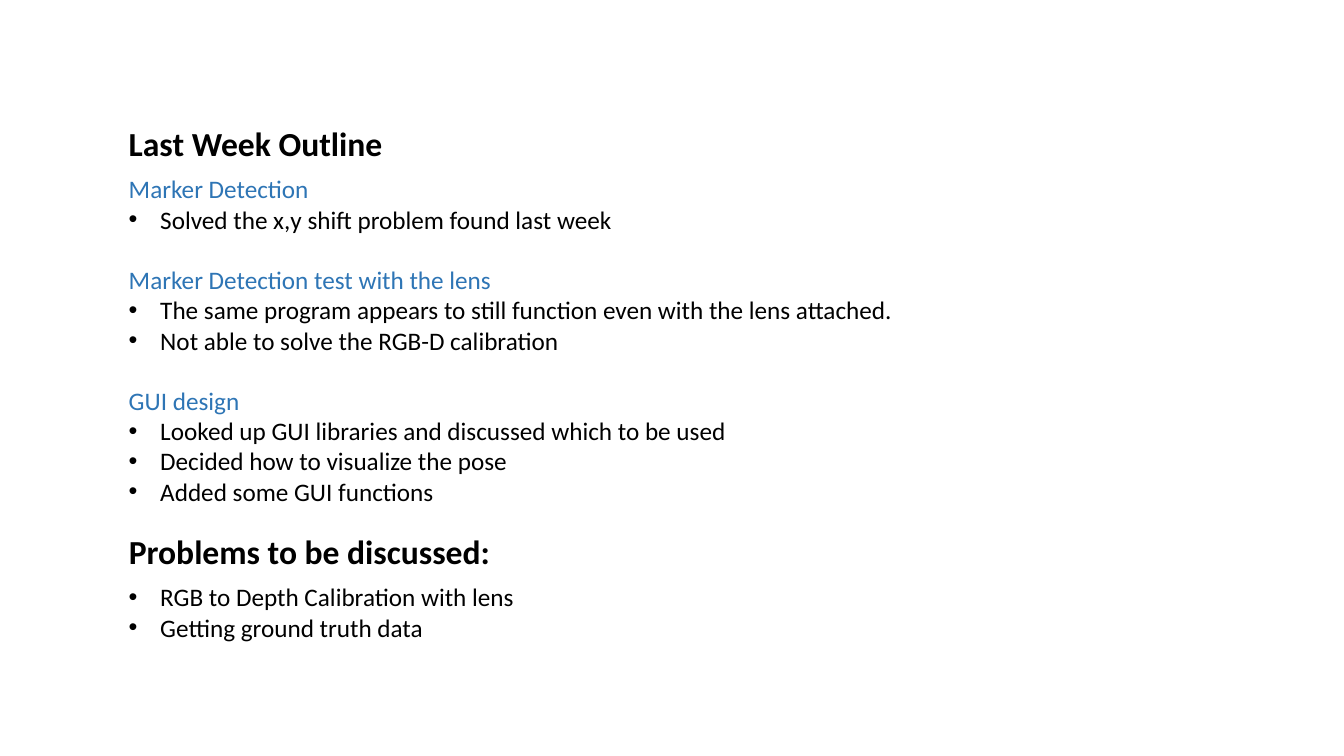
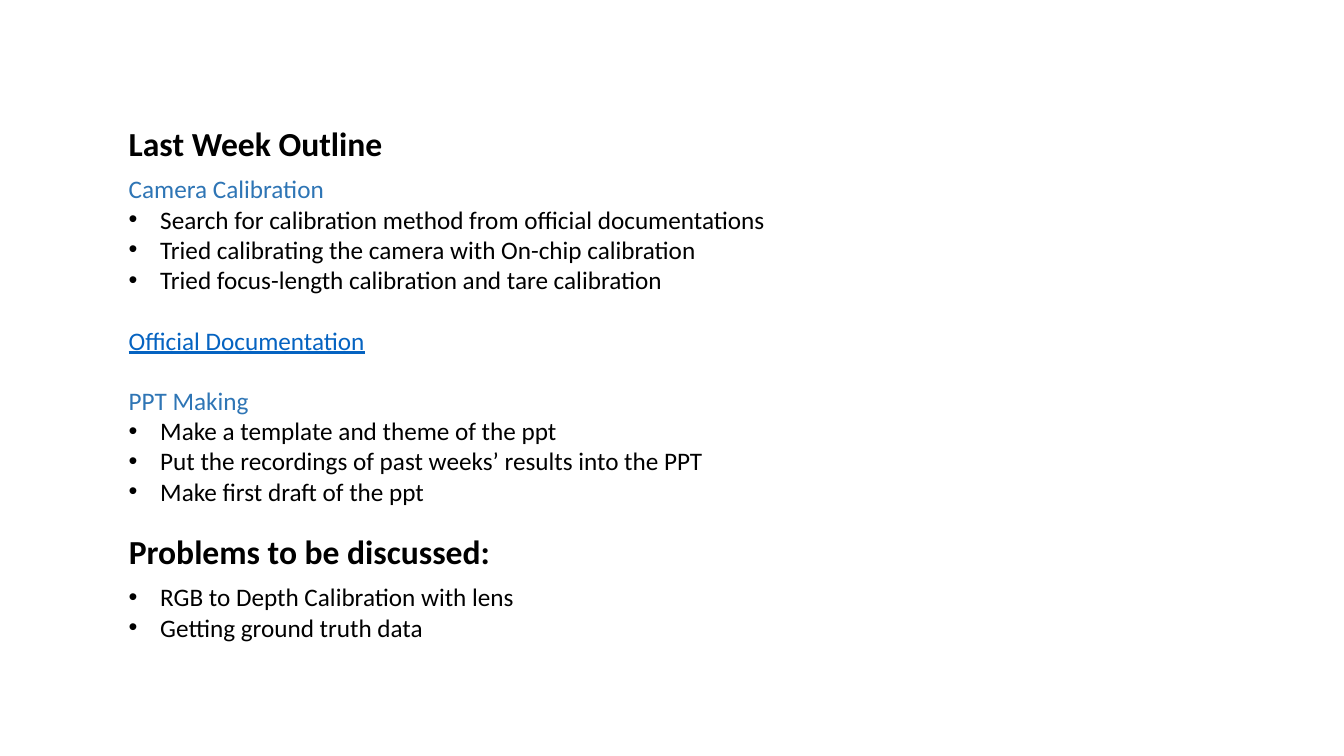
Before and after one commit to JY522IC/Project-14-Developing-a-sensing-area-visualisation-tool-for-laparoscopic-drop-in-gamma-probe, a slide deck: slide 2 of Monday Meeting PPT/2022.11.21.pptx. Drawn at 1344x756 pixels with LibreOffice and Linux fonts; fonts in the diff are those of the drawing; background and template pictures are left out. Boxes give left, top, right and bottom in pixels: in the first picture for what was removed or moved away, otherwise in the second. Text is boxed around its words. In the diff, an @@ line names an element or a change of style, - is before the commit and + after.

Commit message:
added D405 camera support, and recalibrate for that camera

```diff
--- a/Monday Meeting PPT/2022.11.21.pptx
+++ b/Monday Meeting PPT/2022.11.21.pptx
@@ text at <box>129,180,764,505</box>: text changed @@
-Marker Detection
-• Solved the x,y shift problem found last week
-Marker Detection test with the lens
-• The same program appears to still function even with the lens attached.
-• Not able to solve the RGB-D calibration
-GUI design
-• Looked up GUI libraries and discussed which to be used
-• Decided how to visualize the pose
-• Added some GUI functions
+Camera Calibration
+• Search for calibration method from official documentations
+• Tried calibrating the camera with On-chip calibration
+• Tried focus-length calibration and tare calibration
+Official Documentation
+PPT Making
+• Make a template and theme of the ppt
+• Put the recordings of past weeks’ results into the PPT
+• Make first draft of the ppt
```
Also in this commit, not shown: 1 other slide changed, 1 slide added, 1 slide removed, 15 other files.
